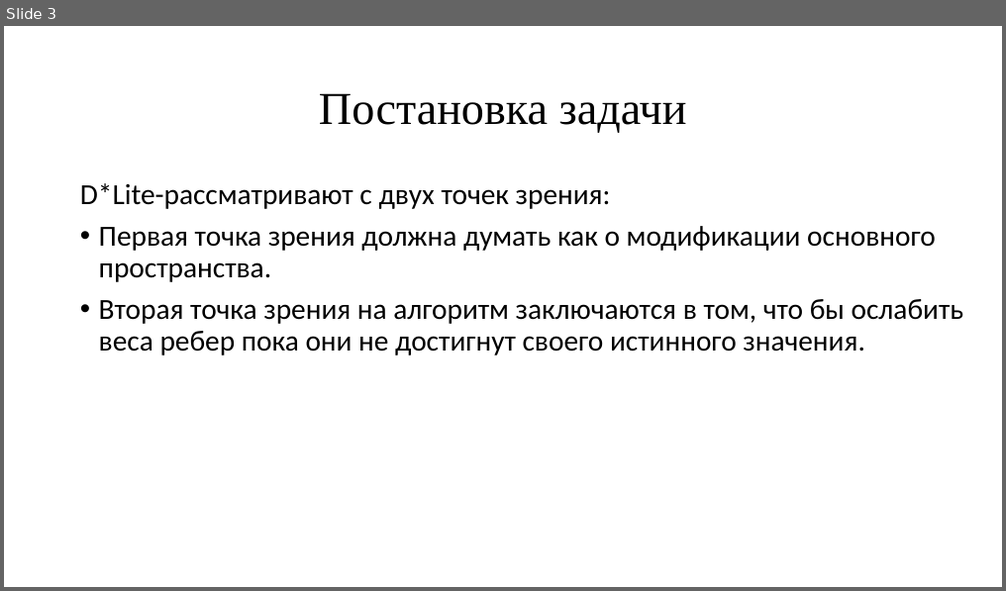
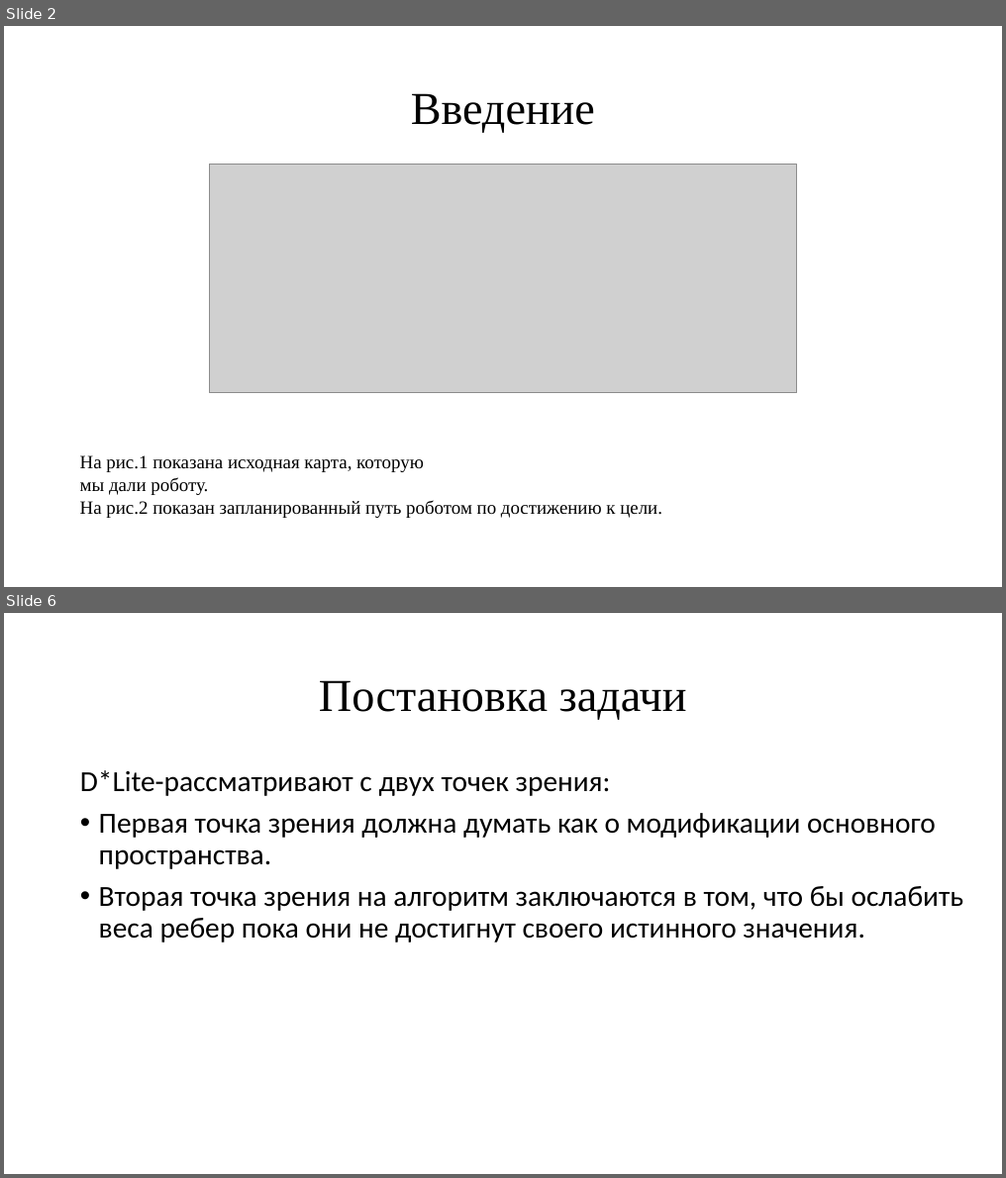
Before and after one commit to lizz770/D-Lite, a slide deck: DstarLite.pptx. Shown one above the other, each under a label of ours: slide 3 before the commit, slides 2 and 6 after it; the slides between them are not shown. The pictures are 1006x591 and 1006x1178 pixels, drawn with LibreOffice and Linux fonts; fonts in the diff are those of the drawing; grey boxes stand for pictures. Boxes give left, top, right and bottom in pixels: in the first picture for what was removed or moved away, otherwise in the second. Text is boxed around its words. In the diff, an @@ line names an element or a change of style, - is before the commit and + after.

```diff
--- a/DstarLite.pptx
+++ b/DstarLite.pptx
@@ slide 2 added at (4,26,1002,587), background #FFFFFF @@
@@ title added at (411,93,595,133), 44 pt, text #000000 @@
+Введение
@@ picture added at (209,165,797,393) @@
@@ text added at (80,456,662,518), 18 pt, text #000000 @@
+На рис.1 показана исходная карта, которую
+мы дали роботу.
+На рис.2 показан запланированный путь роботом по достижению к цели.
@@ what was slide 3 is now slide 6 @@
```
Also in this commit, not shown: 4 slides changed, 2 other slides added, 2 other files.
